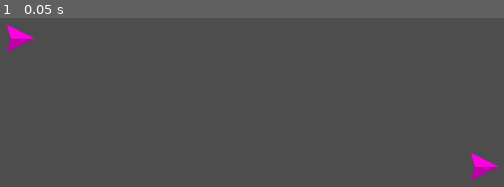
Above: before the commit, frame 1.
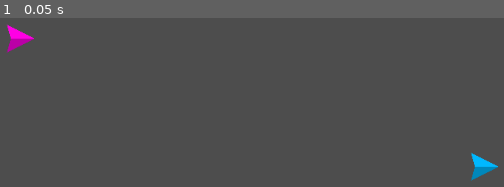
Above: after the commit, the same moment.

Repository: outrightmental/Blockbusters
Game: Godot game, scene res://scenes/main.tscn
Two runs of this game, one before a commit and one after it. Both use one fixed random seed, a clock stepped at 60 frames per second and the inputs below.
Inputs:
- Up to frame 1 (0.05 s): no input

The runs differ from the first frame. In frame 1, 0.4% of the frame differs, in the area x 93-99%, y 79-97%.

Commit message:
two different player sprites

Diff:
--- a/models/ships/ship.gd
+++ b/models/ships/ship.gd
@@ -2,7 +2,7 @@
 
 
 const FORCE_AMOUNT: int       = 1000
-const LINEAR_DAMP: int        = 1
+const LINEAR_DAMP: int        = 2
 const SCREEN_WRAP_MARGIN: int = 15
 
 var screen_size: Vector2
@@ -22,6 +22,12 @@
 
 @export var player_num: int = 0
 
+# Map player_num to textures
+var player_textures: Dictionary = {
+									  1: preload("res://assets/ships/ship1.png"),
+									  2: preload("res://assets/ships/ship2.png")
+								  }
+
 # Called when the node enters the scene tree for the first time.
 func _ready() -> void:
 	set_linear_damp(LINEAR_DAMP)
@@ -34,7 +40,14 @@
 			input_mapping[key] = action_name
 		else:
 			print("Input action not found: ", action_name)
-	pass # Replace with function body.
+
+	# Set the sprite texture based on player_num
+	if player_num in player_textures:
+		$Sprite2D.texture = player_textures[player_num]
+	else:
+		print("No texture found for player_num: ", player_num)
+
+	pass
 
 
 func _on_viewport_resize() -> void:
